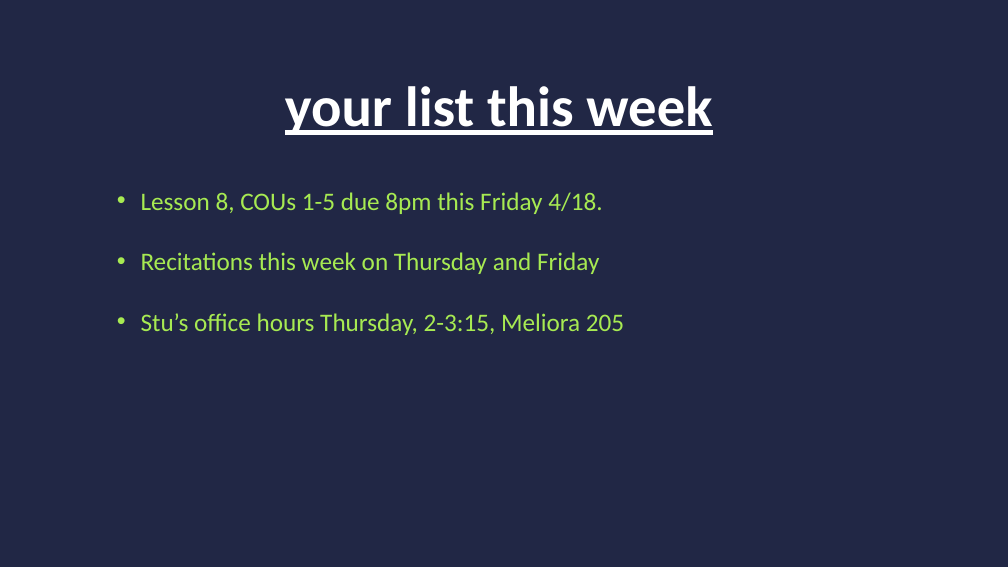
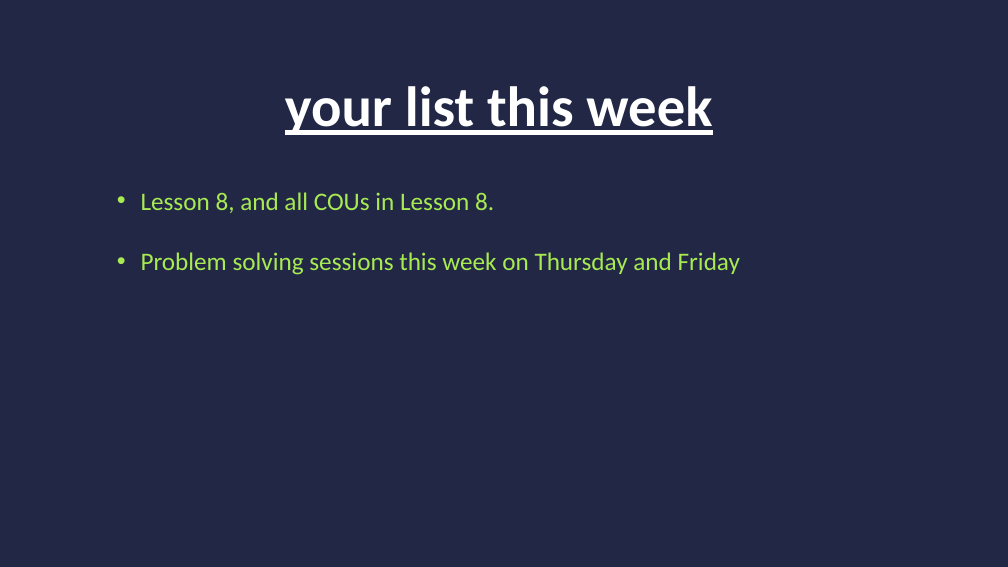
Before and after one commit to stuvjordan-uroc/psci107-spring2026-slides, a slide deck: slide 1 of presentations/04-14_best_responses_and_NE.pptx. Drawn at 1008x567 pixels with LibreOffice and Linux fonts; fonts in the diff are those of the drawing. Boxes give left, top, right and bottom in pixels: in the first picture for what was removed or moved away, otherwise in the second. Text is boxed around its words. In the diff, an @@ line names an element or a change of style, - is before the commit and + after.

Commit message:
fixed typo in index and updated 04-14 slides for spring 2026

```diff
--- a/presentations/04-14_best_responses_and_NE.pptx
+++ b/presentations/04-14_best_responses_and_NE.pptx
@@ text at (x1=141, y1=192, x2=740, y2=275): text changed @@
-• Lesson 8, COUs 1-5 due 8pm this Friday 4/18.
-• Recitations this week on Thursday and Friday
-• Stu’s office hours Thursday, 2-3:15, Meliora 205
+• Lesson 8, and all COUs in Lesson 8.
+• Problem solving sessions this week on Thursday and Friday
```
Also in this commit, not shown: 1 other file.
